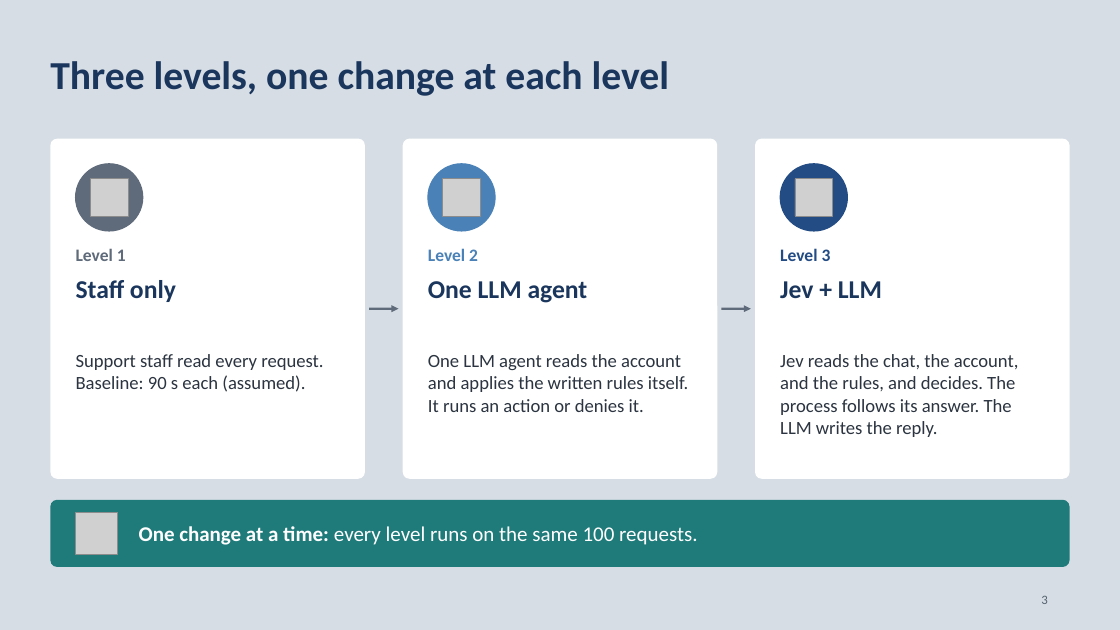
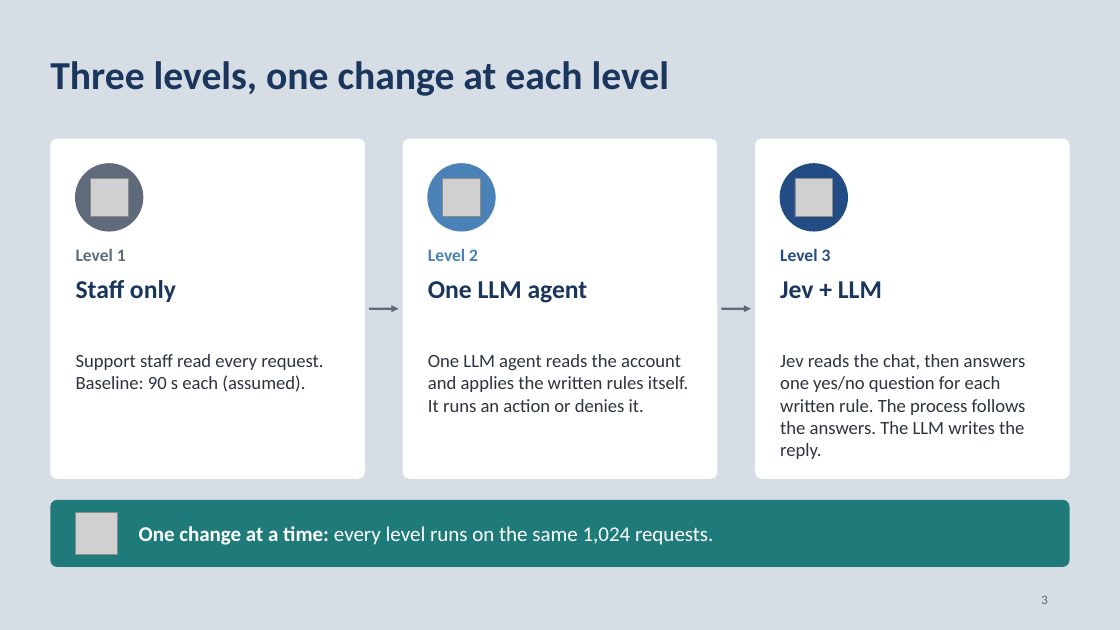
Before and after one commit to neilonthesky/english-presentation, a slide deck: slide 3 of slides/deck.pptx. Drawn at 1120x630 pixels with LibreOffice and Linux fonts; fonts in the diff are those of the drawing; grey boxes stand for pictures. Boxes give left, top, right and bottom in pixels: in the first picture for what was removed or moved away, otherwise in the second. Text is boxed around its words. In the diff, an @@ line names an element or a change of style, - is before the commit and + after.

Commit message:
feat: expanded the Jev evaluation and revised the presentation
- Added probes comparing rule-question strategies and a
  Jev-with-rules-as-context approach.
- Updated the slides to describe sequential rule questions and report
  results for 1,024 requests.

```diff
--- a/slides/deck.pptx
+++ b/slides/deck.pptx
@@ text at [780, 354, 1026, 459]: text changed @@
-Jev reads the chat, the account, and the rules, and decides. The process follows its answer. The LLM writes the reply.
+Jev reads the chat, then answers one yes/no question for each written rule. The process follows the answers. The LLM writes the reply.
@@ text at [139, 526, 713, 545]: text changed @@
-One change at a time: every level runs on the same 100 requests.
+One change at a time: every level runs on the same 1,024 requests.
```
Also in this commit, not shown: 24 other slides changed, 3 slides added, 3 slides removed, 16 other files.
